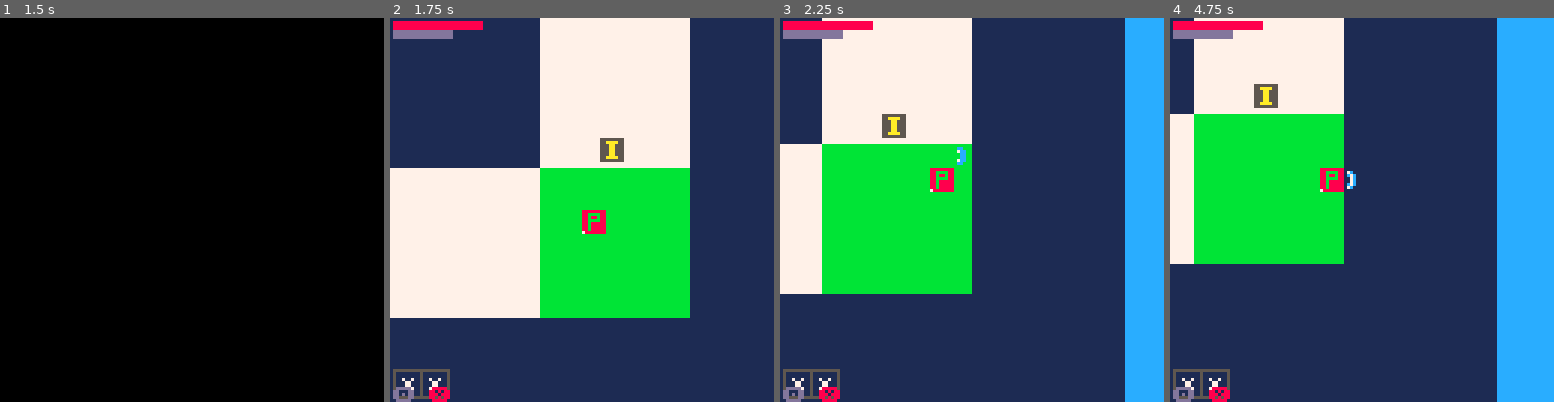
Above: before the commit, frames 1-4 (left to right).
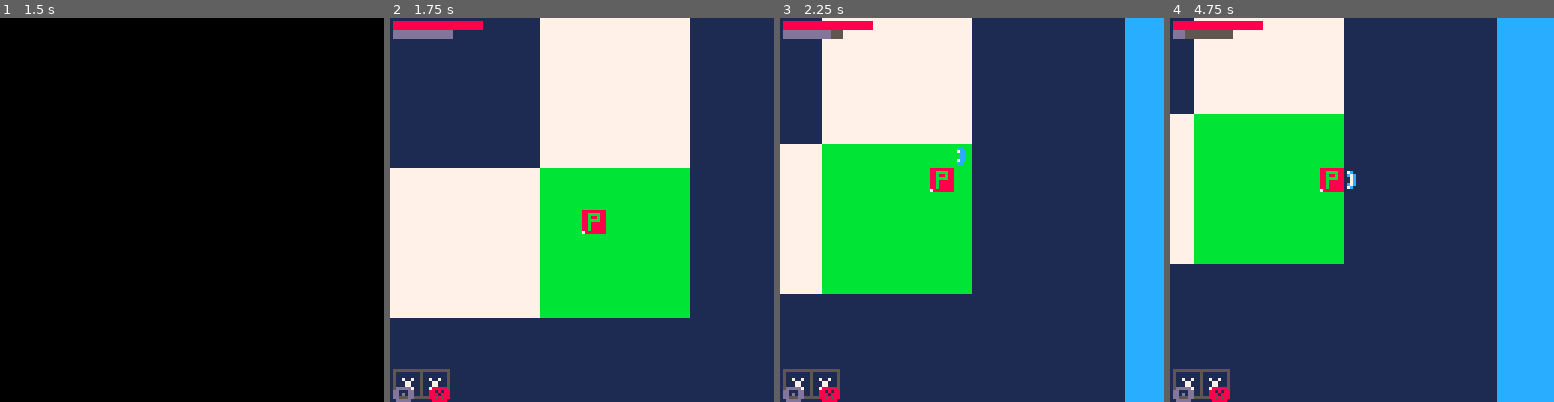
Above: after the commit, the same moments.

Repository: FrederikHR/GDB
Game: PICO-8 cartridge NewGame/main.p8
The game is run twice, just before and just after one commit, with the same random seed, the same clock (stepped at 60 frames per second) and the same inputs.
Inputs:
- Up to frame 1 (1.5 s): tap X (X key) at 0.33, 1.07 s; tap O (Z key) at 0.7 s
- Up to frame 2 (1.75 s): hold Right from 1.6 s (still down); tap O (Z key) at 1.7 s
- Up to frame 3 (2.25 s): tap X (X key) at 1.85 s; release Right at 2.1 s; tap O (Z key) at 2.1 s; hold Up from 2.15 s (still down)
- Up to frame 4 (4.75 s): release Up at 2.42 s; hold Right 2.47-3.03 s; tap O (Z key) every 0.4 s from 2.5 to 4.5 s; tap X (X key) at 2.97, 4.08 s; hold Left 3.08-3.58 s; hold Down 3.63-3.97 s; hold Right 4.02-4.68 s; hold Up from 4.73 s (still down)

Frame 1 is identical in both runs. In frame 2, 0.4% of the frame differs, in the area x 54-61%, y 31-38%; in frame 3, 0.5%; in frame 4, 0.7%, in the area x 3-29%, y 3-24%.

Commit message:
items added to level

Diff:
--- a/NewGame/scripts/entities/enemy.lua
+++ b/NewGame/scripts/entities/enemy.lua
@@ -43,7 +43,7 @@
 
 function draw_enemy(e)
     spr(abs(e.spr),e.x,e.y,e.sz,e.sz,e.flp)
-    print(e.health,e.x,e.y-4,7)
+    print(e.health,e.x,e.y-4,2)
 end
 
 function move_enemy(e)
--- a/NewGame/scripts/entities/player.lua
+++ b/NewGame/scripts/entities/player.lua
@@ -174,14 +174,14 @@
 end
 
 function player_pickup()
-    for j,i in ipairs(current_items) do
+    for j,i in ipairs(game_state.current_items) do
         if collide_sprite(p,"center",i) then
             if #inventory<16 then
                 sfx(17)
                 flash_text_bool=true
 
                 add(inventory,i)
-                deli(current_items,j)
+                deli(game_state.current_items,j)
             else
                 p.inv_full=true
             end
@@ -250,11 +250,15 @@
 end
 
 function current_player_health()
-    return p.health/p.max_health
+    local curr = p.health/p.max_health
+    if (curr>0) return curr
+    return 0
 end
 
 function current_player_mana()
-    return p.mana/p.max_mana
+    local curr=p.mana/p.max_mana
+    if (curr>0) return curr
+    return 0
 end
 
 function update_atk(item,slot)
--- a/NewGame/scripts/gear/attacks.lua
+++ b/NewGame/scripts/gear/attacks.lua
@@ -18,7 +18,7 @@
     end
 
     --make bullet if wand equipped and enough mana
-    if current_player_mana() > 1 then
+    if p.mana > 1 then
         make_bullet(p)
         p.mana -= 1
     end
--- a/NewGame/scripts/gear/item.lua
+++ b/NewGame/scripts/gear/item.lua
@@ -1,5 +1,3 @@
-current_items={}
-
 function generate_item (type,rarity,element)
     local item = {}
 
@@ -37,11 +35,22 @@
     local item = generate_item(type,rarity,element)
     item.x=x
     item.y=y
-    add(current_items,item)
+    add(game_state.current_items,item)
+end
+
+function items_for_map()
+    for _,x in pairs(maze) do
+        for _,y in pairs(x) do
+            srand(y.x+y.y+1)
+            if (not y.is_wall and not y.goal) then
+                if (rnd()>0.20) spawn_item(y.ox+y.x*y.scale+rnd(y.scale-2)+2,y.oy+y.y*y.scale+rnd(y.scale-2)+2)
+            end
+        end
+    end
 end
 
 function draw_items_on_map()
-    for _,i in pairs(current_items) do
+    for _,i in pairs(game_state.current_items) do
         spr(32,i.x,i.y)
     end
 end
--- a/NewGame/scripts/gear/magic.lua
+++ b/NewGame/scripts/gear/magic.lua
@@ -20,7 +20,7 @@
         b.max_aframe=90
         b.speed=1
         b.maxcf=5
-        add(bullets,b)
+        add(game_state.bullets,b)
     elseif p.attack2 and equipment[2].type=="wand" then
         --TODO: change to different attack
         b.dir=tblclone(patk2.dir)
@@ -30,27 +30,27 @@
         b.max_aframe=90
         b.speed=1
         b.maxcf=5
-        add(bullets,b)
+        add(game_state.bullets,b)
     end
 end
 
 function update_bullets()
     --TODO: destroy bullet if far away(? probably not a problem)
-    for _,b in pairs(bullets) do
+    for _,b in pairs(game_state.bullets) do
         b.x+=b.dir[1]
         b.y+=b.dir[2]
     end
 end
 
 function draw_bullets()
-    for _,b in pairs(bullets) do
+    for _,b in pairs(game_state.bullets) do
         fancy_draw_attack(b)
         fancy_anim(b)
     end
 end
 
 function kill_bullets()
-    for i,b in pairs(bullets) do
+    for i,b in pairs(game_state.bullets) do
         if (b.hit) deli(i)
     end
 end
--- a/NewGame/scripts/scenes/game.lua
+++ b/NewGame/scripts/scenes/game.lua
@@ -1,7 +1,9 @@
 game_state={
     level=1,
     map_drawn=false,
-    enemies={}
+    enemies={},
+    current_items={},
+    bullets={}
 }
 sprites={level_1=52, cloud=39}
 function game_init()
@@ -42,12 +44,12 @@
     --map(0,0)
     draw_items_on_map()
     draw_player()
-    log(#game_state.enemies)
     for _,e in pairs(game_state.enemies) do
         draw_enemy(e)
     end
     fancy_draw_attack(patk1)
     fancy_draw_attack(patk2)
+    log(#game_state.bullets)
     draw_bullets()
     draw_hud()
     --print(atan2(patk1.dir[1],patk1.dir[2]).." "..patk1.dir[1].." "..patk1.dir[2],cx+10,cy+10)
@@ -97,9 +99,9 @@
 
     _update=game_update
     _draw=game_draw
-    current_items={}
+    game_state.current_items={}
     game_state.enemies={}
-    bullets={}
+    game_state.bullets={}
 
     init_levelgen()
 
@@ -113,5 +115,6 @@
     enemies_for_map(l)
     --make_enemy(90,90,1)
 
-    spawn_item(70,40)
+    --spawn_item(70,40)
+    items_for_map()
 end
